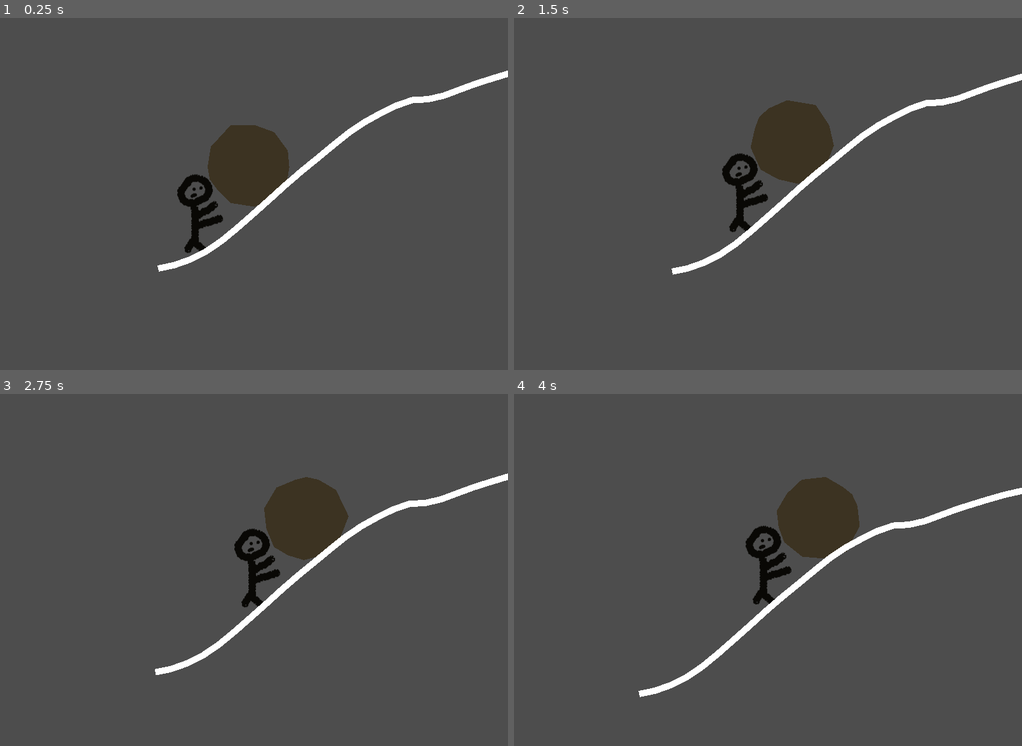
Above: before the commit, frames 1-4 (two rows, left to right).
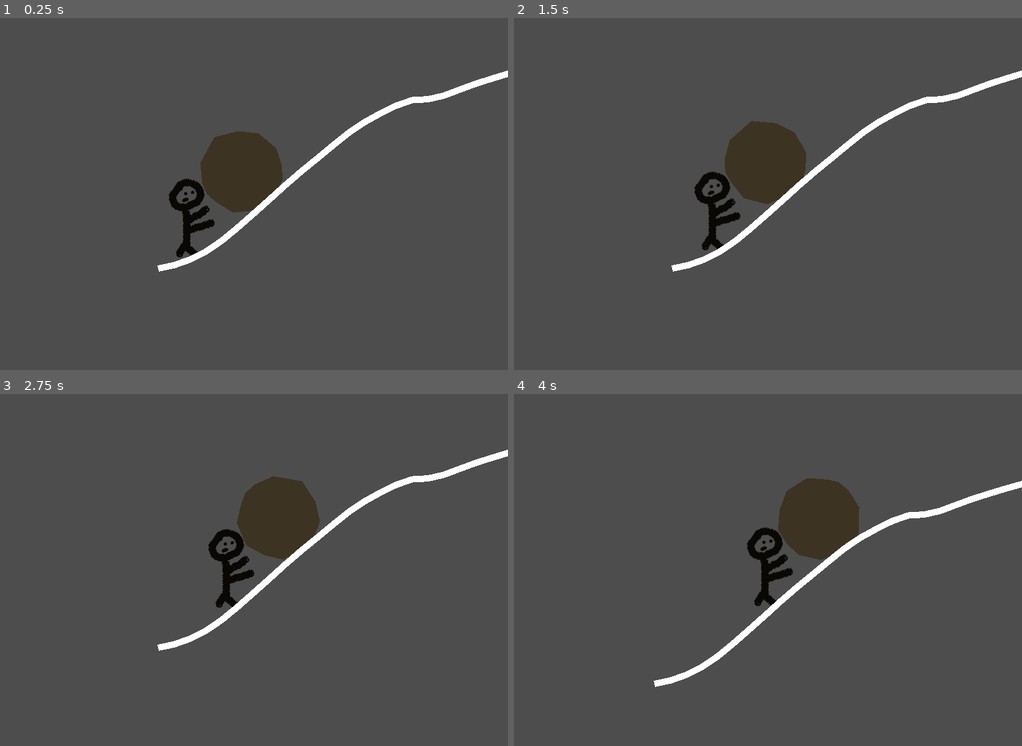
Above: after the commit, the same moments.

Repository: dirtOval/sisyphus
Game: Godot game, scene res://main.tscn
The game is run twice, just before and just after one commit, with the same random seed, the same clock (stepped at 60 frames per second) and the same inputs.
Inputs:
- Up to frame 1 (0.25 s): no input
- Up to frame 2 (1.5 s): tap Enter (ui_accept) at 0.5, 0.77 s; hold Right (ui_right) from 0.53 s (still down)
- Up to frame 3 (2.75 s): tap Enter (ui_accept) at 1.52 s; release Right (ui_right) at 2.03 s; hold Left (ui_left) from 2.03 s (still down)
- Up to frame 4 (4 s): release Left (ui_left) at 2.78 s; hold Right (ui_right) from 2.78 s (still down); tap Enter (ui_accept) at 3.02, 3.77 s

The runs differ from the first frame. In frame 1, 1.7% of the frame differs, in the area x 33-57%, y 30-69%; in frame 2, 5.1%; in frame 3, 6.1%, in the area x 30-100%, y 15-80%; in frame 4, 2.1%.

Commit message:
fixed the flying away bug by changing speed based on if on ground

Diff:
--- a/boulder.tscn
+++ b/boulder.tscn
@@ -12,7 +12,7 @@
 [node name="CollisionShape2D" type="CollisionShape2D" parent="."]
 shape = SubResource("CircleShape2D_woy6c")
 
-[node name="Polygon2D" type="Polygon2D" parent="CollisionShape2D"]
+[node name="Polygon2D" type="Polygon2D" parent="."]
 scale = Vector2(6.3600006, 6.3600006)
 color = Color(0.23567984, 0.20055917, 0.13344443, 1)
 polygon = PackedVector2Array(0, -10, 5, -9, 9, -5, 10, -1, 10, 3, 7, 7, 3, 10, -3, 10, -7, 7, -9, 5, -10, 2, -10, -3, -6, -9)
--- a/ground_chunk.gd
+++ b/ground_chunk.gd
@@ -16,7 +16,7 @@
 func _process(delta: float) -> void:
 	pass
 
-func generate_chunk(start: Vector2 = Vector2(0, 600)) -> void:
+func generate_chunk(start: Vector2 = Vector2(0, 600)) -> Vector2:
 	var last = start
 	for i in 33:
 		var elevation = last.y - abs(_noise.get_noise_1d(i) * grade)
@@ -30,3 +30,4 @@
 		collide_segment.shape.a = last
 		collide_segment.shape.b = next
 		last = next
+	return last
--- a/sisyphus.gd
+++ b/sisyphus.gd
@@ -2,6 +2,7 @@
 
 
 const SPEED = 100.0
+const AIR_SPEED = 0.0
 #const JUMP_VELOCITY = -400.0
 @export var push_force = 10.0
 
@@ -22,7 +23,10 @@
 		#velocity.x = direction * SPEED
 	#else:
 		#velocity.x = move_toward(velocity.x, 0, SPEED)
-	velocity.x = SPEED
+	if is_on_floor():
+		velocity.x = SPEED
+	else:
+		velocity.x = AIR_SPEED
 	move_and_slide()
 	# after calling move_and_slide()
 	for i in get_slide_collision_count():
--- a/sisyphus.tscn
+++ b/sisyphus.tscn
@@ -10,9 +10,11 @@
 [node name="sisyphus" type="CharacterBody2D"]
 collision_layer = 2
 collision_mask = 5
+slide_on_ceiling = false
+floor_stop_on_slope = false
 safe_margin = 0.001
 script = ExtResource("1_ravae")
-push_force = 15.0
+push_force = 12.0
 
 [node name="CollisionShape2D" type="CollisionShape2D" parent="."]
 position = Vector2(0, -3)
